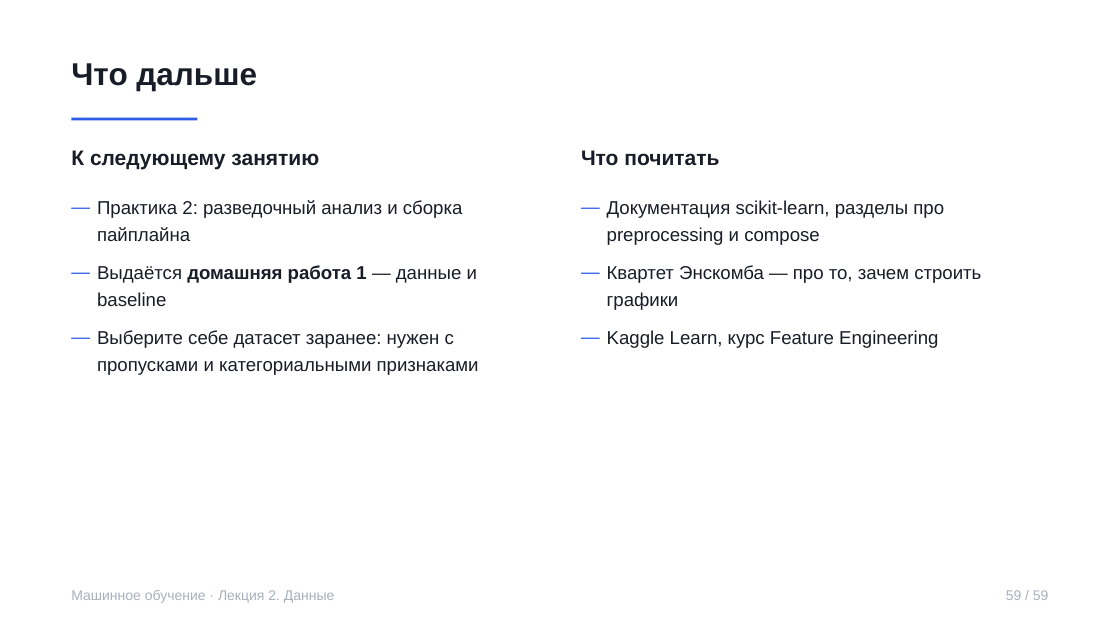
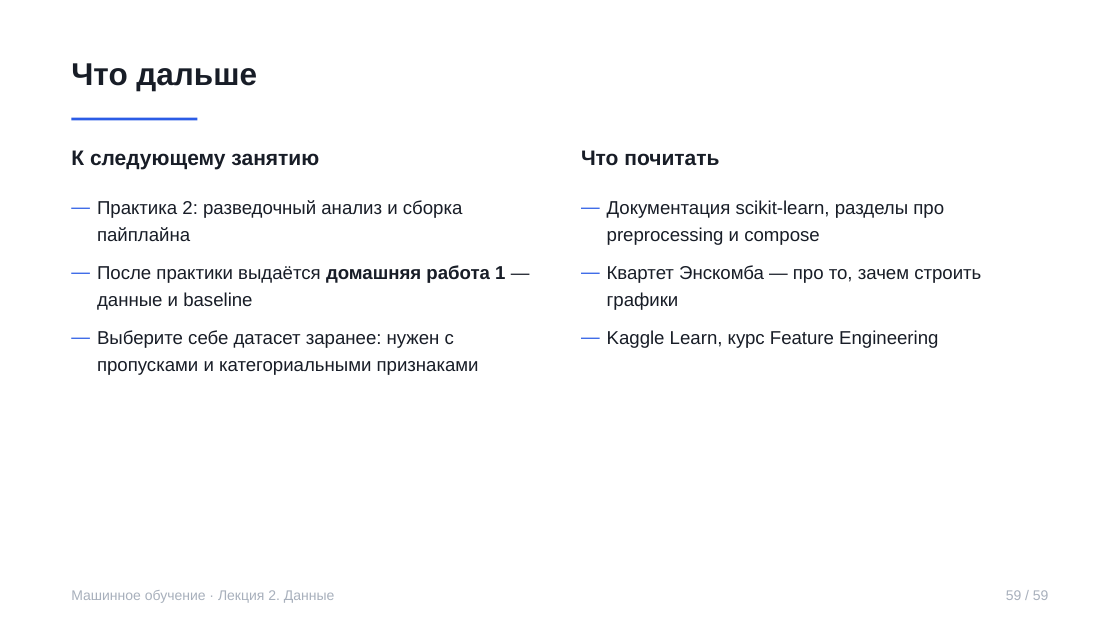
Before and after one commit to rustam-azimov/ml-course-hse, a slide deck: slide 59 of lectures/lecture02.pptx. Drawn at 1120x630 pixels with LibreOffice and Linux fonts; fonts in the diff are those of the drawing. Boxes give left, top, right and bottom in pixels: in the first picture for what was removed or moved away, otherwise in the second. Text is boxed around its words. In the diff, an @@ line names an element or a change of style, - is before the commit and + after.

```diff
--- a/lectures/lecture02.pptx
+++ b/lectures/lecture02.pptx
@@ text at bbox=[97, 265, 505, 310]: text changed @@
-— Выдаётся домашняя работа 1 — данные и baseline
+— После практики выдаётся домашняя работа 1 — данные и baseline
```
Also in this commit, not shown: 3 other files.
